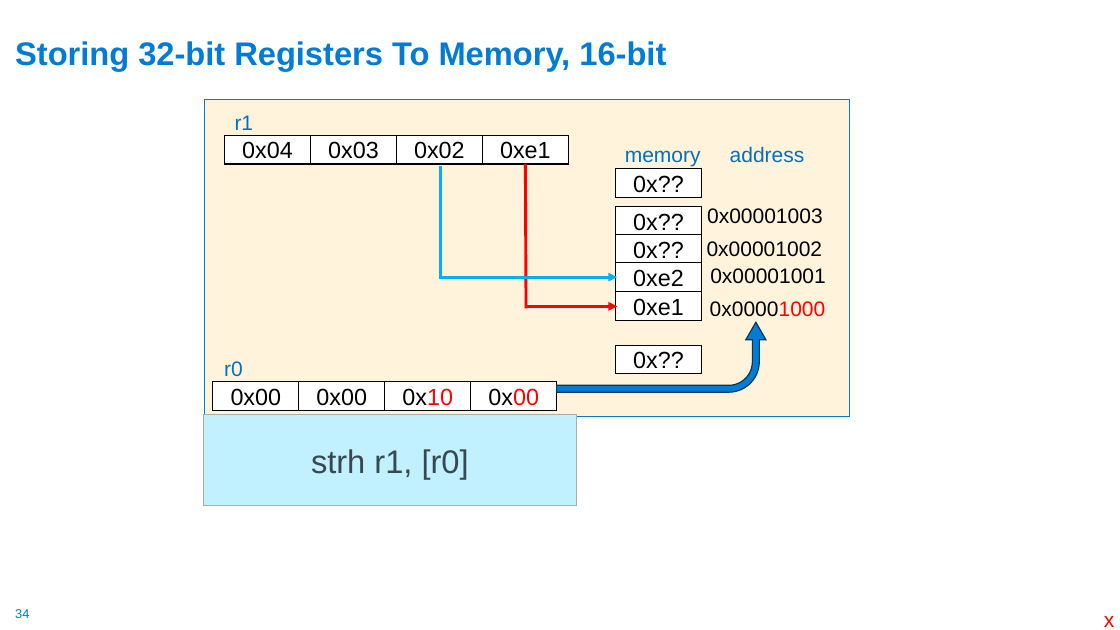
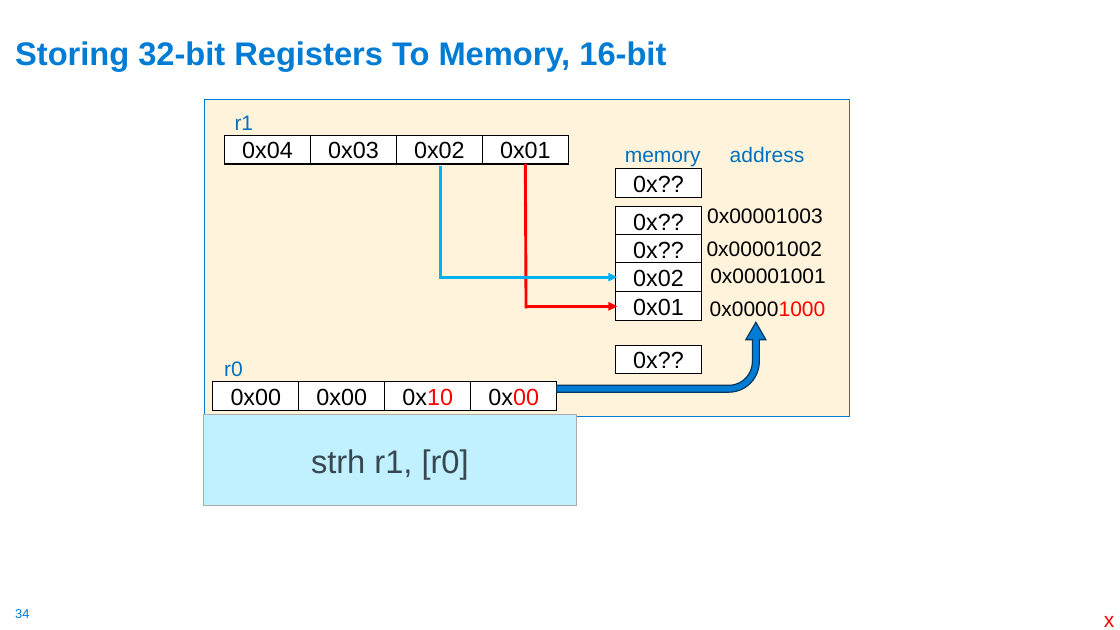
Before and after one commit to cse30-sp24/Muller-Slides, a slide deck: slide 34 of 06-Arm-Part3.pptx. Drawn at 1120x630 pixels with LibreOffice and Linux fonts; fonts in the diff are those of the drawing. Boxes give left, top, right and bottom in pixels: in the first picture for what was removed or moved away, otherwise in the second. Text is boxed around its words. In the diff, an @@ line names an element or a change of style, - is before the commit and + after.

```diff
--- a/06-Arm-Part3.pptx
+++ b/06-Arm-Part3.pptx
@@ text in rectangle at [500, 141, 551, 164]: text changed @@
-0xe1
+0x01
@@ text in rectangle at [633, 269, 684, 287]: text changed @@
-0xe2
+0x02
@@ text in rectangle at [633, 298, 684, 316]: text changed @@
-0xe1
+0x01
```
Also in this commit, not shown: 6 other slides changed, 3 other files.
